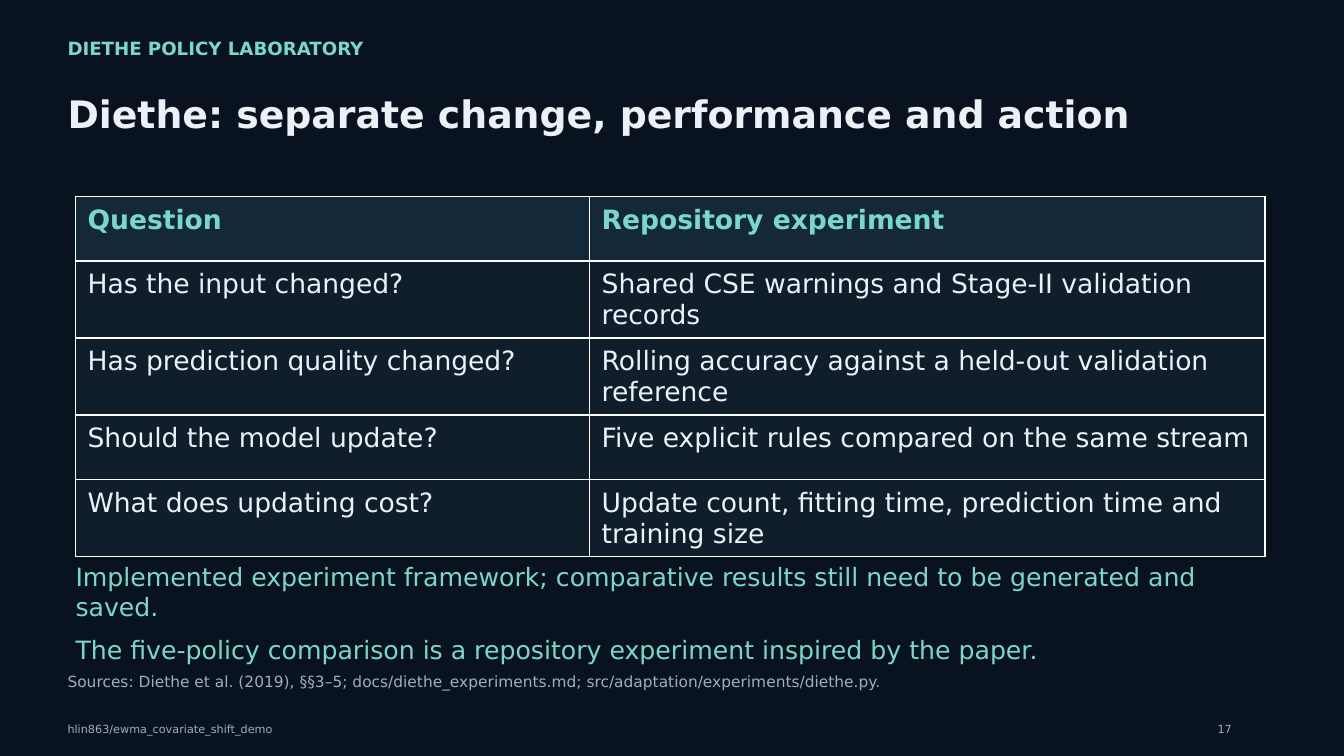
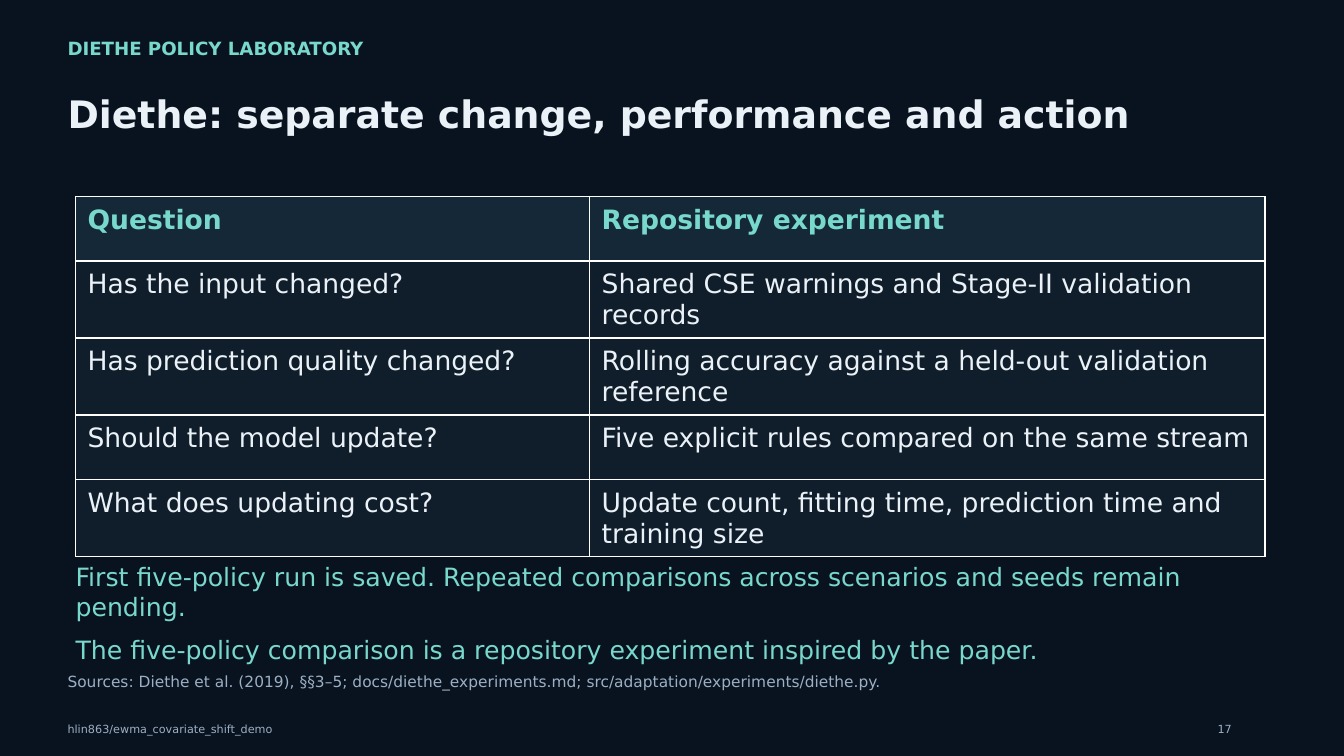
Before and after one commit to hlin863/ewma_covariate_shift_demo, a slide deck: slide 17 of presentations/EWMA_Covariate_Shift_Progress_Review_Haocheng_Lin.pptx. Drawn at 1344x756 pixels with LibreOffice and Linux fonts; fonts in the diff are those of the drawing. Boxes give left, top, right and bottom in pixels: in the first picture for what was removed or moved away, otherwise in the second. Text is boxed around its words. In the diff, an @@ line names an element or a change of style, - is before the commit and + after.

```diff
--- a/presentations/EWMA_Covariate_Shift_Progress_Review_Haocheng_Lin.pptx
+++ b/presentations/EWMA_Covariate_Shift_Progress_Review_Haocheng_Lin.pptx
@@ text at [76, 567, 1180, 622]: text changed @@
-Implemented experiment framework; comparative results still need to be generated and saved.
+First five-policy run is saved. Repeated comparisons across scenarios and seeds remain pending.
```
Also in this commit, not shown: 5 other slides changed, 1 slide added, 1 slide removed.
